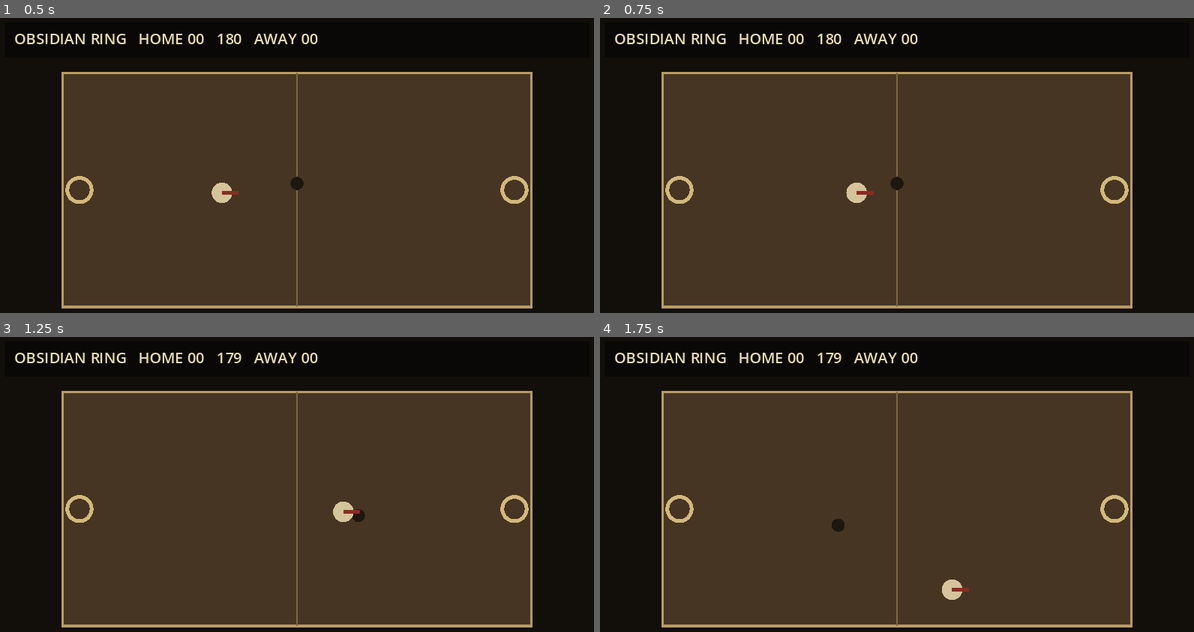
Above: before the commit, frames 1-4 (two rows, left to right).
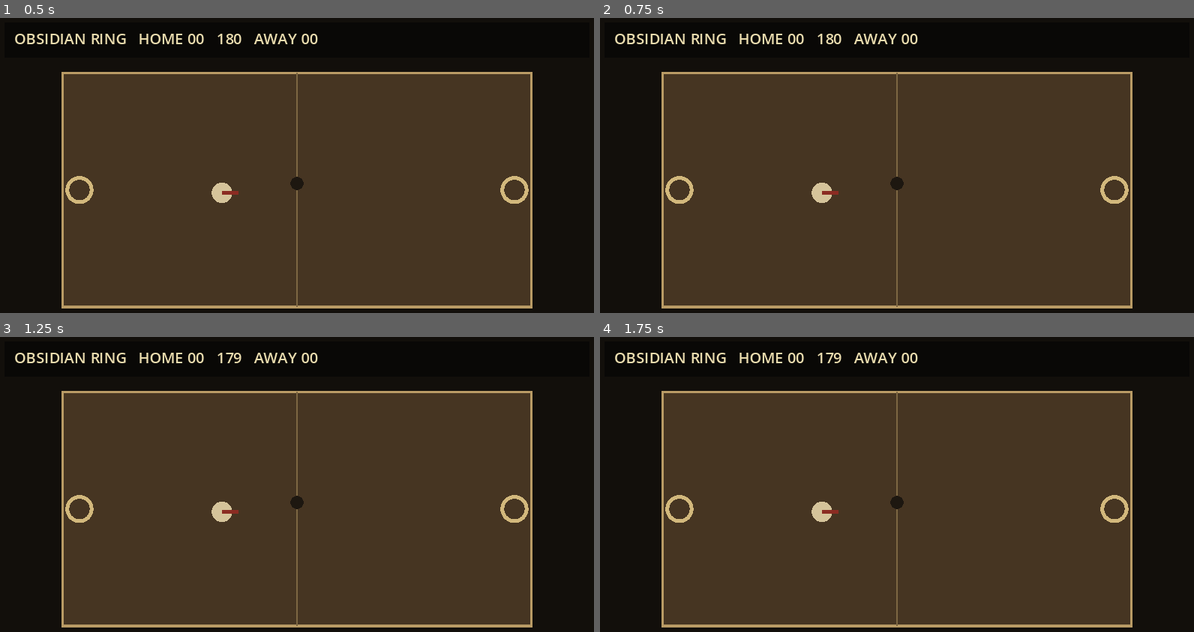
Above: after the commit, the same moments.

Repository: EVAVO-STUDIO/godot-462-obsidian-ring
Game: Godot game, scene res://scenes/main.tscn
Same seed, same stepped clock (60 frames per second), same inputs: the game is played once before the commit and once after it.
Inputs (mouse positions are in pixels of both pictures, inside the frame that each line leads up to):
- Up to frame 1 (0.5 s): no input
- Up to frame 2 (0.75 s): tap Enter at 0.5 s; move the mouse to (1027, 165) at 0.52 s; hold D (move_right, bound only before the commit) from 0.53 s (still down); tap Space (pass_ball, bound only before the commit) at 0.6 s
- Up to frame 3 (1.25 s): keep holding D (move_right, bound only before the commit); tap X (strike_ball, bound only before the commit) at 0.8 s
- Up to frame 4 (1.75 s): move the mouse to (778, 519) at 1.27 s; release D (move_right, bound only before the commit) at 1.28 s; hold S (move_down, bound only before the commit) from 1.28 s (still down); tap X (strike_ball, bound only before the commit) at 1.35 s; tap Space (pass_ball, bound only before the commit) at 1.55 s

Frame 1 is identical in both runs. In frame 2, 0.4% of the frame differs, in the area x 35-47%, y 55-63%; in frame 3, 0.5%; in frame 4, 0.6%, in the area x 35-63%, y 53-90%.

Commit message:
fix: keep project config portable across Godot versions

Diff:
--- a/project.godot
+++ b/project.godot
@@ -18,12 +18,3 @@
 renderer/rendering_method.mobile="gl_compatibility"
 textures/default_filters/use_nearest_mipmap_filter=false
 textures/canvas_textures/default_texture_filter=0
-
-[input]
-move_left={"deadzone":0.25,"events":[Object(InputEventKey,"physical_keycode":65),Object(InputEventKey,"physical_keycode":4194311)]}
-move_right={"deadzone":0.25,"events":[Object(InputEventKey,"physical_keycode":68),Object(InputEventKey,"physical_keycode":4194313)]}
-move_up={"deadzone":0.25,"events":[Object(InputEventKey,"physical_keycode":87),Object(InputEventKey,"physical_keycode":4194320)]}
-move_down={"deadzone":0.25,"events":[Object(InputEventKey,"physical_keycode":83),Object(InputEventKey,"physical_keycode":4194322)]}
-pass_ball={"deadzone":0.2,"events":[Object(InputEventKey,"physical_keycode":32)]}
-strike_ball={"deadzone":0.2,"events":[Object(InputEventKey,"physical_keycode":88)]}
-tackle={"deadzone":0.2,"events":[Object(InputEventKey,"physical_keycode":90)]}
